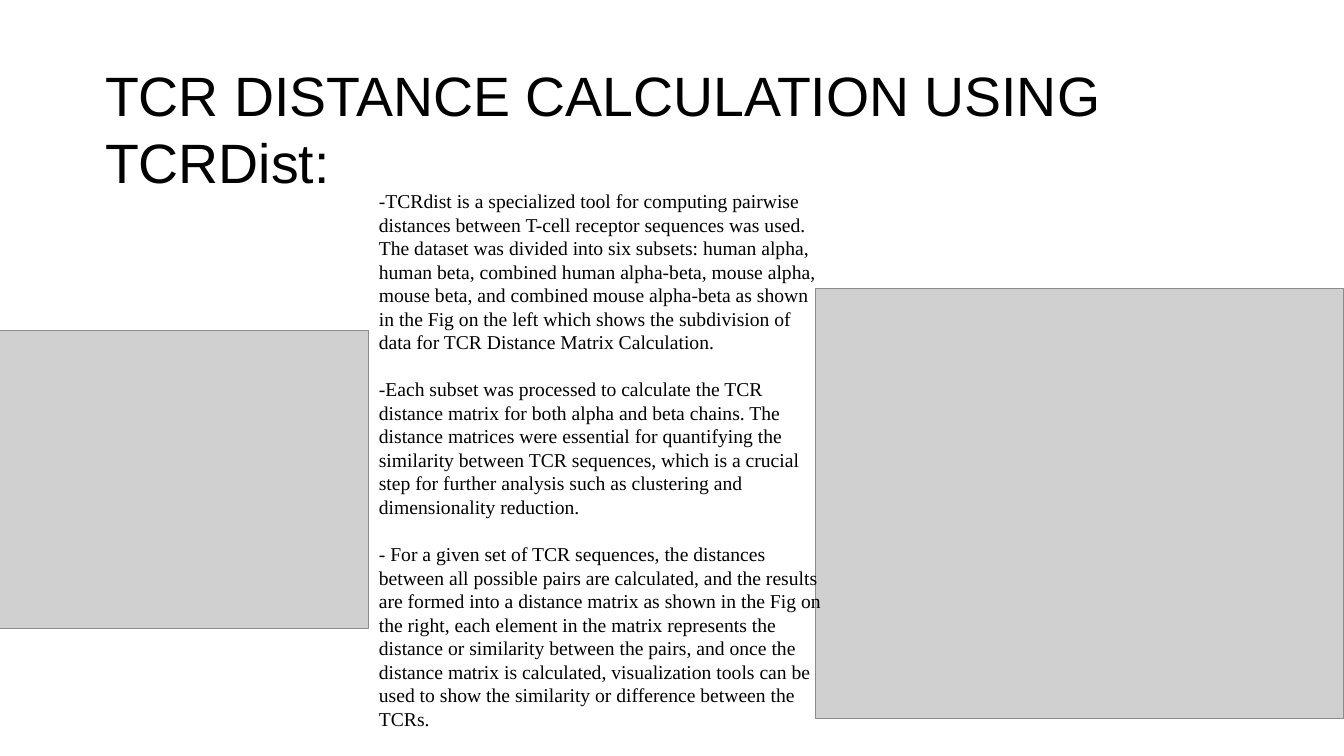
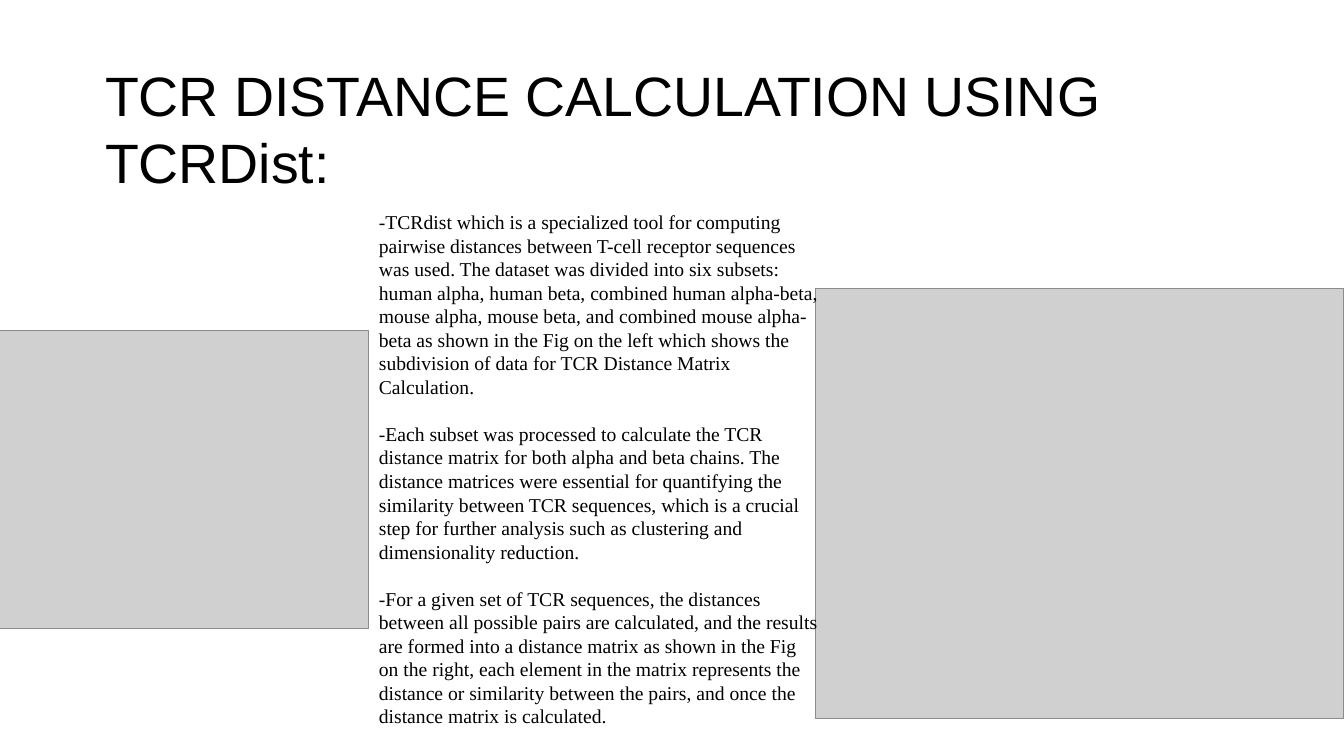
Before and after one commit to UoB-DSMP-2023-24/dsmp-2024-group4, a slide deck: slide 6 of summative presentation/Summative Oral Presentation-Group 4-5.pptx. Drawn at 1344x756 pixels with LibreOffice and Linux fonts; fonts in the diff are those of the drawing; grey boxes stand for pictures. Boxes give left, top, right and bottom in pixels: in the first picture for what was removed or moved away, otherwise in the second. Text is boxed around its words. In the diff, an @@ line names an element or a change of style, - is before the commit and + after.

```diff
--- a/summative presentation/Summative Oral Presentation-Group 4-5.pptx
+++ b/summative presentation/Summative Oral Presentation-Group 4-5.pptx
@@ text "-TCRdist which is a specialized ...": place and size @@
-text "-TCRdist which is a specialized ..." at bbox=[379, 194, 821, 727]
+text "-TCRdist which is a specialized ..." at bbox=[379, 215, 818, 724]
@@ text at bbox=[379, 215, 818, 395]: text changed @@
--TCRdist is a specialized tool for computing pairwise distances between T-cell receptor sequences was used. The dataset was divided into six subsets: human alpha, human beta, combined human alpha-beta, mouse alpha, mouse beta, and combined mouse alpha-beta as shown in the Fig on the left which shows the subdivision of data for TCR Distance Matrix Calculation.
+-TCRdist which is a specialized tool for computing pairwise distances between T-cell receptor sequences was used. The dataset was divided into six subsets: human alpha, human beta, combined human alpha-beta, mouse alpha, mouse beta, and combined mouse alpha-beta as shown in the Fig on the left which shows the subdivision of data for TCR Distance Matrix Calculation.
@@ text at bbox=[379, 592, 817, 724]: text changed @@
-- For a given set of TCR sequences, the distances between all possible pairs are calculated, and the results are formed into a distance matrix as shown in the Fig on the right, each element in the matrix represents the distance or similarity between the pairs, and once the distance matrix is calculated, visualization tools can be used to show the similarity or difference between the TCRs.
+-For a given set of TCR sequences, the distances between all possible pairs are calculated, and the results are formed into a distance matrix as shown in the Fig on the right, each element in the matrix represents the distance or similarity between the pairs, and once the distance matrix is calculated.
```
Also in this commit, not shown: 2 other slides changed, 2 slides added.
